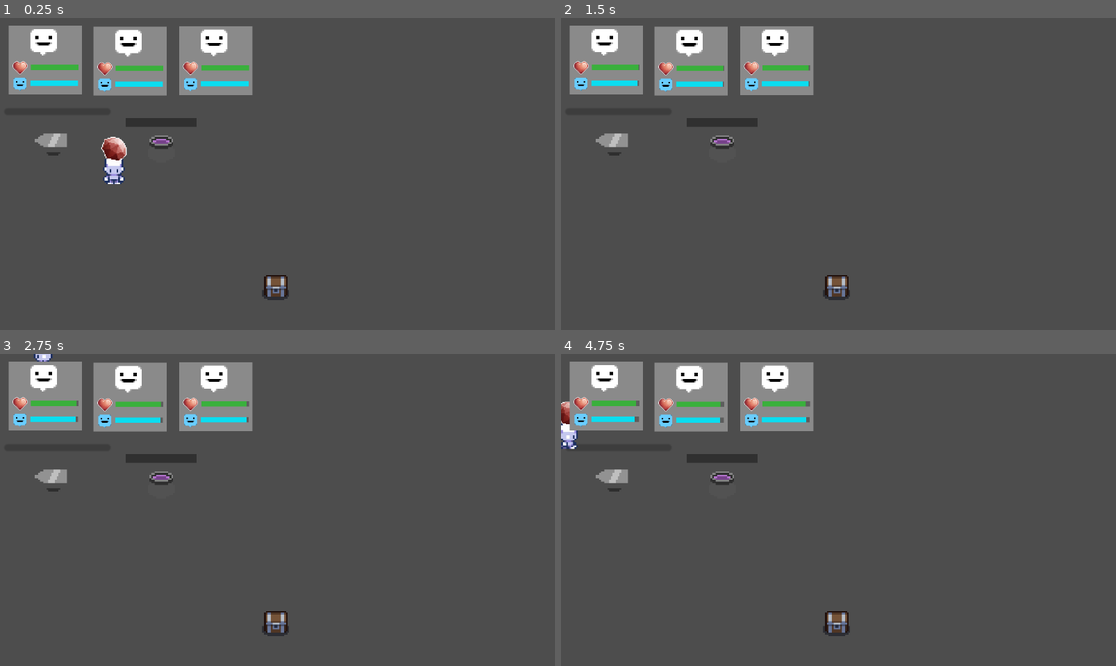
Above: before the commit, frames 1-4 (two rows, left to right).
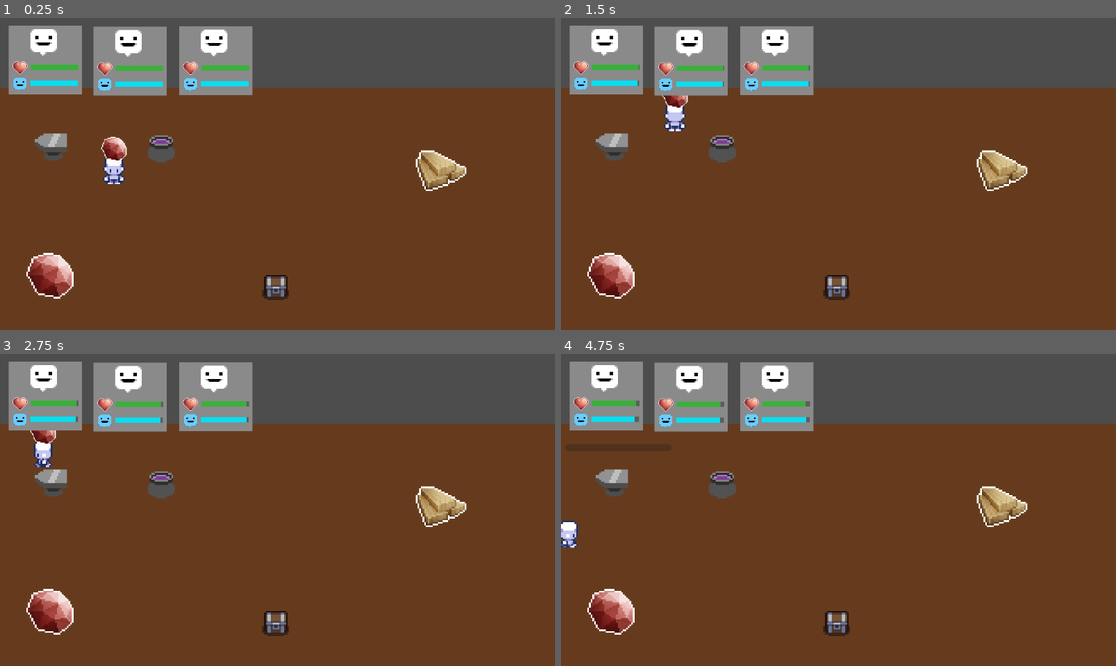
Above: after the commit, the same moments.

Repository: jpsalim21/LootPacker
Game: Godot game, scene res://Cenas/Workshop.tscn
Two runs of this game, one before a commit and one after it. Both use one fixed random seed, a clock stepped at 60 frames per second and the inputs below.
Inputs:
- Up to frame 1 (0.25 s): no input
- Up to frame 2 (1.5 s): hold W (cima) from 0.53 s (still down); tap E (interact) at 0.6 s; tap Space (minigame) at 0.8, 1.35 s
- Up to frame 3 (2.75 s): tap E (interact) at 1.55, 2.1 s; release W (cima) at 2.03 s; hold A (esquerda) from 2.03 s (still down); tap Space (minigame) at 2.3 s
- Up to frame 4 (4.75 s): tap Space (minigame) at 2.85, 3.8, 4.25 s; tap E (interact) at 3.05, 4.35 s; tap Enter at 3.5 s; release A (esquerda) at 3.53 s; hold S (baixo) 3.53-4.28 s; tap Shift (run) at 3.6 s; hold D (direita) from 4.28 s (still down)

The runs differ from the first frame. In frame 1, 75% of the frame differs, in the area x 0-100%, y 22-100%; in frame 2, 76%; in frame 3, 76%; in frame 4, 76%, in the area x 0-100%, y 15-100%.

Commit message:
Adiciona som na forja, novos itens e exige itens da receita

Diff:
--- a/Cenas/Workshop.tscn
+++ b/Cenas/Workshop.tscn
@@ -6,12 +6,13 @@
 [ext_resource type="Script" path="res://Scripts/Estruturas/ChestScript.gd" id="4_b1l47"]
 [ext_resource type="Texture2D" uid="uid://0cklxrigb2ga" path="res://Sprites/Itens/Cut Ruby.png" id="4_qb24r"]
 [ext_resource type="Texture2D" uid="uid://brmnb2mijpw63" path="res://Sprites/chest_01.png" id="5_op4cw"]
-[ext_resource type="Script" path="res://Scripts/Estruturas/WorkstationScript.gd" id="6_oeid3"]
 [ext_resource type="Resource" uid="uid://cmfqrjr5nm6fm" path="res://Items/healingPotion.tres" id="7_14qm4"]
-[ext_resource type="Texture2D" uid="uid://b4k8xmbplm35j" path="res://Sprites/Estruturas/Cenario1.png" id="8_76o45"]
-[ext_resource type="PackedScene" uid="uid://c1o062afx8mr" path="res://Prefabs/minigame.tscn" id="10_8ysgi"]
+[ext_resource type="PackedScene" uid="uid://cs5cj2tivci1w" path="res://Prefabs/forja.tscn" id="7_jul0y"]
+[ext_resource type="PackedScene" uid="uid://btglo5338k5op" path="res://Prefabs/Fornecedor.tscn" id="11_k2e5d"]
 [ext_resource type="PackedScene" uid="uid://c2btuki0bxjpy" path="res://Prefabs/Caldeirao.tscn" id="11_vpkt5"]
 [ext_resource type="PackedScene" uid="uid://dmwu66isp4wy8" path="res://Prefabs/UI.tscn" id="12_0qqpj"]
+[ext_resource type="Resource" uid="uid://dq12gn426y8am" path="res://Items/madeira.tres" id="12_rkcy8"]
+[ext_resource type="Texture2D" uid="uid://c1tlgt05g43wh" path="res://Sprites/PlaceHolder/Quadrado.png" id="13_8sgd7"]
 
 [sub_resource type="RectangleShape2D" id="RectangleShape2D_hvt4o"]
 size = Vector2(11, 5)
@@ -202,11 +203,8 @@
 [sub_resource type="RectangleShape2D" id="RectangleShape2D_jh0ew"]
 size = Vector2(14, 13)
 
-[sub_resource type="RectangleShape2D" id="RectangleShape2D_h18a0"]
-size = Vector2(47.5, 36.5)
-
-[sub_resource type="RectangleShape2D" id="RectangleShape2D_wjgnn"]
-size = Vector2(19, 15)
+[sub_resource type="RectangleShape2D" id="RectangleShape2D_pcuaf"]
+size = Vector2(335, 21)
 
 [node name="Cena" type="Node2D"]
 
@@ -217,7 +215,7 @@
 [node name="Player" type="CharacterBody2D" parent="."]
 position = Vector2(-97, -3)
 script = ExtResource("1_1pfsu")
-currentItem = ExtResource("2_halj0")
+currentItem = ExtResource("12_rkcy8")
 
 [node name="CollisionShape2D" type="CollisionShape2D" parent="Player"]
 position = Vector2(-0.5, 6.5)
@@ -257,40 +255,43 @@
 position = Vector2(0, 26.5)
 shape = SubResource("RectangleShape2D_jh0ew")
 
-[node name="Alchemy" type="Node2D" parent="." node_paths=PackedStringArray("player", "minigame")]
-position = Vector2(-133, -16)
-script = ExtResource("6_oeid3")
-player = NodePath("../Player")
-itemEntregue = ExtResource("7_14qm4")
-minigame = NodePath("Minigame")
-
-[node name="Icon" type="Sprite2D" parent="Alchemy"]
-z_index = -1
-texture = ExtResource("8_76o45")
-
-[node name="Area2D" type="Area2D" parent="Alchemy"]
-
-[node name="CollisionShape2D" type="CollisionShape2D" parent="Alchemy/Area2D"]
-shape = SubResource("RectangleShape2D_h18a0")
-
-[node name="Minigame" parent="Alchemy" node_paths=PackedStringArray("workStation") instance=ExtResource("10_8ysgi")]
-position = Vector2(0, -11)
-workStation = NodePath("..")
-
-[node name="StaticBody2D" type="StaticBody2D" parent="Alchemy"]
-
-[node name="CollisionShape2D" type="CollisionShape2D" parent="Alchemy/StaticBody2D"]
-position = Vector2(-1.5, -0.5)
-shape = SubResource("RectangleShape2D_wjgnn")
-
-[node name="Ui" parent="." instance=ExtResource("12_0qqpj")]
+[node name="Forja" parent="." node_paths=PackedStringArray("player") instance=ExtResource("7_jul0y")]
+player = NodePath("../Player")
+itemReceita = ExtResource("12_rkcy8")
 
 [node name="Caldeirao" parent="." node_paths=PackedStringArray("player") instance=ExtResource("11_vpkt5")]
 position = Vector2(-69, -16)
 itemResultante = ExtResource("7_14qm4")
 player = NodePath("../Player")
+tempoMax = 12.0
+
+[node name="Ui" parent="." instance=ExtResource("12_0qqpj")]
+follow_viewport_scale = -1.075
+
+[node name="Fornecedor" parent="." node_paths=PackedStringArray("player") instance=ExtResource("11_k2e5d")]
+position = Vector2(-135, 60)
+itemEntregar = ExtResource("2_halj0")
+player = NodePath("../Player")
+
+[node name="Fornecedor2" parent="." node_paths=PackedStringArray("player") instance=ExtResource("11_k2e5d")]
+position = Vector2(97, -4)
+itemEntregar = ExtResource("12_rkcy8")
+player = NodePath("../Player")
+
+[node name="ColisorParedes" type="Node2D" parent="."]
+
+[node name="StaticBody2D" type="StaticBody2D" parent="ColisorParedes"]
+position = Vector2(0, -41)
+
+[node name="CollisionShape2D" type="CollisionShape2D" parent="ColisorParedes/StaticBody2D"]
+shape = SubResource("RectangleShape2D_pcuaf")
+
+[node name="Quadrado" type="Sprite2D" parent="."]
+self_modulate = Color(0.4, 0.231373, 0.113725, 1)
+z_index = -2
+position = Vector2(-3.5, 21.5)
+scale = Vector2(11.2188, 4.53125)
+texture = ExtResource("13_8sgd7")
 
 [connection signal="body_entered" from="Chest/Area2D" to="Chest" method="_on_area_2d_body_entered"]
 [connection signal="body_exited" from="Chest/Area2D" to="Chest" method="_on_area_2d_body_exited"]
-[connection signal="body_entered" from="Alchemy/Area2D" to="Alchemy" method="_on_area_2d_body_entered"]
-[connection signal="body_exited" from="Alchemy/Area2D" to="Alchemy" method="_on_area_2d_body_exited"]
--- /dev/null
+++ b/Items/espada.tres
@@ -0,0 +1,10 @@
+[gd_resource type="Resource" script_class="ItemClass" load_steps=3 format=3 uid="uid://cyiu28dq26mco"]
+
+[ext_resource type="Script" path="res://Scripts/Classes/ItemClass.gd" id="1_rwvdf"]
+[ext_resource type="Texture2D" uid="uid://j4us1r2d52ch" path="res://Sprites/Itens/sword.png" id="2_jbsma"]
+
+[resource]
+script = ExtResource("1_rwvdf")
+sprite = ExtResource("2_jbsma")
+itemIndex = 3
+nome = "Espada"
--- /dev/null
+++ b/Items/madeira.tres
@@ -0,0 +1,10 @@
+[gd_resource type="Resource" script_class="ItemClass" load_steps=3 format=3 uid="uid://dq12gn426y8am"]
+
+[ext_resource type="Script" path="res://Scripts/Classes/ItemClass.gd" id="1_libj7"]
+[ext_resource type="Texture2D" uid="uid://bsxdbxmoqw2jg" path="res://Sprites/Itens/Wooden Plank.png" id="2_65ai1"]
+
+[resource]
+script = ExtResource("1_libj7")
+sprite = ExtResource("2_65ai1")
+itemIndex = 0
+nome = "Madeira"
--- a/Prefabs/Caldeirao.tscn
+++ b/Prefabs/Caldeirao.tscn
@@ -1,8 +1,9 @@
-[gd_scene load_steps=8 format=3 uid="uid://c2btuki0bxjpy"]
+[gd_scene load_steps=11 format=3 uid="uid://c2btuki0bxjpy"]
 
 [ext_resource type="Script" path="res://Scripts/Estruturas/Caldeirao.gd" id="1_kyktf"]
 [ext_resource type="Texture2D" uid="uid://dp0clryrdnhqd" path="res://Sprites/Estruturas/Cenario2.png" id="1_mt0iu"]
 [ext_resource type="Resource" uid="uid://b4jn4fhtr2is5" path="res://Items/ruby.tres" id="2_01h2y"]
+[ext_resource type="Texture2D" uid="uid://csn85e7wouhg2" path="res://Sprites/UI/Alarme.png" id="4_heyef"]
 
 [sub_resource type="RectangleShape2D" id="RectangleShape2D_aqkik"]
 size = Vector2(16, 16)
@@ -15,6 +16,28 @@
 
 [sub_resource type="StyleBoxFlat" id="StyleBoxFlat_630r2"]
 bg_color = Color(0.105882, 0.729412, 0.0941176, 1)
+
+[sub_resource type="Animation" id="Animation_nmpca"]
+resource_name = "Aviso"
+length = 0.6
+loop_mode = 1
+tracks/0/type = "value"
+tracks/0/imported = false
+tracks/0/enabled = true
+tracks/0/path = NodePath(".:self_modulate")
+tracks/0/interp = 1
+tracks/0/loop_wrap = true
+tracks/0/keys = {
+"times": PackedFloat32Array(0, 0.137616, 0.591842),
+"transitions": PackedFloat32Array(36.7584, 1, 30.91),
+"update": 0,
+"values": [Color(1, 1, 1, 1), Color(1, 0, 0, 1), Color(1, 1, 1, 1)]
+}
+
+[sub_resource type="AnimationLibrary" id="AnimationLibrary_wfqq5"]
+_data = {
+"Aviso": SubResource("Animation_nmpca")
+}
 
 [node name="Caldeirao" type="Node2D"]
 script = ExtResource("1_kyktf")
@@ -46,5 +69,21 @@
 value = 4.54
 show_percentage = false
 
+[node name="Alarme" type="Sprite2D" parent="."]
+visible = false
+position = Vector2(-1.13687e-13, -18)
+scale = Vector2(0.4375, 0.4375)
+texture = ExtResource("4_heyef")
+
+[node name="AnimationPlayer" type="AnimationPlayer" parent="Alarme"]
+libraries = {
+"": SubResource("AnimationLibrary_wfqq5")
+}
+autoplay = "Aviso"
+
+[node name="Timer" type="Timer" parent="."]
+wait_time = 2.0
+
 [connection signal="body_entered" from="Area2D" to="." method="_on_area_2d_body_entered"]
 [connection signal="body_exited" from="Area2D" to="." method="_on_area_2d_body_exited"]
+[connection signal="timeout" from="Timer" to="." method="_on_timer_timeout"]
--- /dev/null
+++ b/Prefabs/Fornecedor.tscn
@@ -0,0 +1,21 @@
+[gd_scene load_steps=4 format=3 uid="uid://btglo5338k5op"]
+
+[ext_resource type="Script" path="res://Scripts/Estruturas/Fornecedor.gd" id="1_gvptj"]
+[ext_resource type="Texture2D" uid="uid://0cklxrigb2ga" path="res://Sprites/Itens/Cut Ruby.png" id="1_om1rk"]
+
+[sub_resource type="RectangleShape2D" id="RectangleShape2D_bqou7"]
+size = Vector2(51.25, 49.25)
+
+[node name="Fornecedor" type="Node2D"]
+script = ExtResource("1_gvptj")
+
+[node name="Area2D" type="Area2D" parent="."]
+
+[node name="CollisionShape2D" type="CollisionShape2D" parent="Area2D"]
+shape = SubResource("RectangleShape2D_bqou7")
+
+[node name="CutRuby" type="Sprite2D" parent="."]
+texture = ExtResource("1_om1rk")
+
+[connection signal="body_entered" from="Area2D" to="." method="_on_area_2d_body_entered"]
+[connection signal="body_exited" from="Area2D" to="." method="_on_area_2d_body_exited"]
--- /dev/null
+++ b/Prefabs/forja.tscn
@@ -0,0 +1,40 @@
+[gd_scene load_steps=7 format=3 uid="uid://cs5cj2tivci1w"]
+
+[ext_resource type="Script" path="res://Scripts/Estruturas/WorkstationScript.gd" id="1_uymmu"]
+[ext_resource type="Resource" uid="uid://cyiu28dq26mco" path="res://Items/espada.tres" id="2_61e4g"]
+[ext_resource type="Texture2D" uid="uid://b4k8xmbplm35j" path="res://Sprites/Estruturas/Cenario1.png" id="3_p34hy"]
+[ext_resource type="PackedScene" uid="uid://c1o062afx8mr" path="res://Prefabs/minigame.tscn" id="4_6f2ww"]
+
+[sub_resource type="RectangleShape2D" id="RectangleShape2D_h18a0"]
+size = Vector2(47.5, 48.25)
+
+[sub_resource type="RectangleShape2D" id="RectangleShape2D_wjgnn"]
+size = Vector2(19, 15)
+
+[node name="Forja" type="Node2D"]
+position = Vector2(-133, -16)
+script = ExtResource("1_uymmu")
+itemEntregue = ExtResource("2_61e4g")
+
+[node name="Icon" type="Sprite2D" parent="."]
+z_index = -1
+texture = ExtResource("3_p34hy")
+
+[node name="Area2D" type="Area2D" parent="."]
+
+[node name="CollisionShape2D" type="CollisionShape2D" parent="Area2D"]
+position = Vector2(0, 5.875)
+shape = SubResource("RectangleShape2D_h18a0")
+
+[node name="Minigame" parent="." node_paths=PackedStringArray("workStation") instance=ExtResource("4_6f2ww")]
+position = Vector2(0, -11)
+workStation = NodePath("..")
+
+[node name="StaticBody2D" type="StaticBody2D" parent="."]
+
+[node name="CollisionShape2D" type="CollisionShape2D" parent="StaticBody2D"]
+position = Vector2(-1.5, -0.5)
+shape = SubResource("RectangleShape2D_wjgnn")
+
+[connection signal="body_entered" from="Area2D" to="." method="_on_area_2d_body_entered"]
+[connection signal="body_exited" from="Area2D" to="." method="_on_area_2d_body_exited"]
--- a/Prefabs/minigame.tscn
+++ b/Prefabs/minigame.tscn
@@ -1,7 +1,8 @@
-[gd_scene load_steps=8 format=3 uid="uid://c1o062afx8mr"]
+[gd_scene load_steps=11 format=3 uid="uid://c1o062afx8mr"]
 
 [ext_resource type="Script" path="res://Scripts/Minigames/minigame.gd" id="1_qvq2d"]
 [ext_resource type="Texture2D" uid="uid://c1tlgt05g43wh" path="res://Sprites/PlaceHolder/Quadrado.png" id="2_5cjk3"]
+[ext_resource type="AudioStream" uid="uid://5g8t405f3kq8" path="res://Sounds/Retro4.wav" id="3_p35bw"]
 
 [sub_resource type="RectangleShape2D" id="RectangleShape2D_6nm75"]
 size = Vector2(32, 32)
@@ -33,6 +34,27 @@
 
 [sub_resource type="StyleBoxFlat" id="StyleBoxFlat_pmhps"]
 bg_color = Color(0.219608, 0.85098, 0.160784, 1)
+
+[sub_resource type="Animation" id="Animation_aoar3"]
+resource_name = "acerto"
+length = 0.1
+tracks/0/type = "value"
+tracks/0/imported = false
+tracks/0/enabled = true
+tracks/0/path = NodePath("minigameBarra:rotation")
+tracks/0/interp = 1
+tracks/0/loop_wrap = true
+tracks/0/keys = {
+"times": PackedFloat32Array(0, 0.05, 0.1),
+"transitions": PackedFloat32Array(1, 1, 1),
+"update": 0,
+"values": [0.0, 0.0872665, 0.0]
+}
+
+[sub_resource type="AnimationLibrary" id="AnimationLibrary_lmqfe"]
+_data = {
+"acerto": SubResource("Animation_aoar3")
+}
 
 [node name="Minigame" type="Node2D"]
 position = Vector2(55, 47)
@@ -89,5 +111,13 @@
 value = 41.83
 show_percentage = false
 
+[node name="AnimationPlayer2" type="AnimationPlayer" parent="."]
+libraries = {
+"": SubResource("AnimationLibrary_lmqfe")
+}
+
+[node name="AudioStreamPlayer" type="AudioStreamPlayer" parent="."]
+stream = ExtResource("3_p35bw")
+
 [connection signal="area_entered" from="minigameBarra/Verde/Area2D" to="." method="_on_area_2d_area_entered"]
 [connection signal="area_exited" from="minigameBarra/Verde/Area2D" to="." method="_on_area_2d_area_exited"]
--- a/Scripts/Estruturas/Caldeirao.gd
+++ b/Scripts/Estruturas/Caldeirao.gd
@@ -4,6 +4,9 @@
 @export var ingrediente : ItemClass
 @export var itemResultante : ItemClass
 @export var player : Player
+
+@onready var timerEspera : Timer = $Timer
+@onready var alarme = $Alarme
 
 @onready var barraProgresso : ProgressBar = $ProgressBar
 @export var tempoMax : float
@@ -13,6 +16,7 @@
 
 # Called when the node enters the scene tree for the first time.
 func _ready():
+	barraProgresso.visible = false
 	barraProgresso.value = tempo
 	barraProgresso.max_value = tempoMax
 	pass # Replace with function body.
@@ -22,12 +26,14 @@
 	if near and Input.is_action_just_pressed("interact"):
 		if pronto:
 			player.changeItem(itemResultante)
+			timerEspera.stop()
+			alarme.visible = false
 			pronto = false
 			tempo = 0
 			barraProgresso.value = tempo
 			cozinhando = false
 		elif player.currentItem == ingrediente:
-			print("Escada")
+			barraProgresso.visible = true
 			player.changeItem(null)
 			cozinhando = true
 	if cozinhando:
@@ -35,7 +41,9 @@
 			tempo += delta
 			barraProgresso.value = tempo
 		elif !pronto:
+			barraProgresso.visible = false
 			pronto = true
+			timerEspera.start()
 	pass
 
 func _on_area_2d_body_entered(body):
@@ -44,3 +52,17 @@
 func _on_area_2d_body_exited(body):
 	if body.name == "Player":
 		near = false
+
+
+func _on_timer_timeout():
+	alarme.visible = not alarme.visible
+	if alarme.visible:
+		print("Timer começou")
+		timerEspera.start()
+	else:
+		timerEspera.stop()
+		pronto = false
+		tempo = 0
+		barraProgresso.value = tempo
+		cozinhando = false
+		barraProgresso.visible = false
--- /dev/null
+++ b/Scripts/Estruturas/Fornecedor.gd
@@ -0,0 +1,27 @@
+extends Node2D
+
+@export var itemEntregar : ItemClass
+@export var player : Player
+
+@onready var sprite : Sprite2D = $CutRuby
+
+var near : bool = false
+
+# Called when the node enters the scene tree for the first time.
+func _ready():
+	sprite.texture = itemEntregar.sprite
+	pass # Replace with function body.
+
+# Called every frame. 'delta' is the elapsed time since the previous frame.
+func _process(delta):
+	if near and Input.is_action_just_pressed("interact"):
+		player.changeItem(itemEntregar)
+	pass
+
+
+func _on_area_2d_body_entered(body):
+	near = true
+	pass # Replace with function body.
+func _on_area_2d_body_exited(body):
+	near = false
+	pass # Replace with function body.
--- a/Scripts/Estruturas/WorkstationScript.gd
+++ b/Scripts/Estruturas/WorkstationScript.gd
@@ -4,17 +4,23 @@
 @export var player : Player
 var near : bool = false
 var rodando : bool = false
+var jaComecou : bool = false
 
 @export var itemEntregue : ItemClass
-@export var minigame : Minigame
+@export var itemReceita : ItemClass
+@onready var minigame : Minigame = $Minigame
 
 func _process(_delta):
 	if near and Input.is_action_just_pressed("interact") and !rodando:
-		rodando = true
-		minigame.comecarESair(true)
+		if player.currentItem == itemReceita or jaComecou:
+			rodando = true
+			jaComecou = true
+			minigame.comecarESair(true)
+			player.changeItem(null)
 
 func terminouMinigame():
 	player.changeItem(itemEntregue)
+	jaComecou = false
 
 func _on_area_2d_body_entered(body):
 	if body.name == "Player":
--- a/Scripts/Minigames/minigame.gd
+++ b/Scripts/Minigames/minigame.gd
@@ -3,8 +3,13 @@
 
 @onready var objetoVerde = $minigameBarra/Verde
 @onready var animador : AnimationPlayer = $AnimationPlayer
+@onready var animadorAcerto : AnimationPlayer = $AnimationPlayer2
 @onready var barraProgresso : ProgressBar = $ProgressBar
 @onready var nodeMinigame : Node2D = $minigameBarra
+@onready var audio : AudioStreamPlayer = $AudioStreamPlayer
+
+var audioClips = load("res://Sounds/Retro4.wav")
+var pitchShift : float = 1
 
 @export var workStation : WorkStation
 
@@ -24,6 +29,7 @@
 
 func _ready():
 	nodeMinigame.visible = false
+	barraProgresso.visible = false
 	barraProgresso.max_value = progressoMax
 	barraProgresso.value = 0
 	pass # Replace with function body.
@@ -46,6 +52,7 @@
 		animador.speed_scale = animationSpeed
 		ocorrendo = false
 		workStation.terminouMinigame()
+		pitchShift = 1
 		comecarESair(false)
 
 func acertou(i : int):
@@ -54,11 +61,18 @@
 	objetoVerde.position.x = novoX
 
 	if i > 0:
+		audio.pitch_scale = pitchShift
+		animadorAcerto.play("acerto")
+		audio.stream = audioClips
+		audio.play()
+		pitchShift = min(pitchShift + 0.1, 2)
 		progressoAtual += 5
 		barraProgresso.value = progressoAtual
 		animationSpeed = min(animationSpeed + 0.2, 2.2)
 		animador.speed_scale = animationSpeed
 	else:
+		pitchShift = 1
+		audio.pitch_scale = pitchShift
 		progressoAtual -= 3
 		barraProgresso.value = progressoAtual
 		animationSpeed = 1
@@ -67,6 +81,7 @@
 func comecarESair(boleana : bool):
 	ocorrendo = boleana
 	nodeMinigame.visible = boleana
+	barraProgresso.visible = progressoAtual > 0 or boleana
 
 #Verificam se a parte verde toca na azul
 func _on_area_2d_area_entered(area):
--- a/Scripts/Player.gd
+++ b/Scripts/Player.gd
@@ -24,27 +24,27 @@
 
 
 func update_animation():
-	if velocity.y < 0:
+	if directionVector.y < -0.5:
 		animation = "Up"
-		if velocity.x != 0:
+		if directionVector.x > 0.5 or directionVector.x < -0.5:
 			animation = "DiagonalUp"
-			if velocity.x > 0:
+			if directionVector.x > 0:
 				animatedSprite.flip_h = false
 			else:
 				animatedSprite.flip_h = true
-	elif velocity.y > 0:
+	elif directionVector.y > 0.5:
 		animation = "Down"
-		if velocity.x != 0:
+		if directionVector.x > 0.5 or directionVector.x < -0.5:
 			animation = "DiagonalDown"
-			if velocity.x > 0:
+			if directionVector.x > 0:
 				animatedSprite.flip_h = false
 			else:
 				animatedSprite.flip_h = true
-	elif velocity.x != 0:
+	elif directionVector.x != 0:
 		animation = "Side"
-		if velocity.x > 0:
+		if directionVector.x > 0:
 			animatedSprite.flip_h = false
-		elif velocity.x < 0:
+		elif directionVector.x < 0:
 			animatedSprite.flip_h = true
 	else:
 		animation = "IdleDown"
--- /dev/null
+++ b/default_bus_layout.tres
@@ -0,0 +1,8 @@
+[gd_resource type="AudioBusLayout" load_steps=2 format=3 uid="uid://d4flbpbm87a8i"]
+
+[sub_resource type="AudioEffectPitchShift" id="AudioEffectPitchShift_fhleg"]
+resource_name = "PitchShift"
+
+[resource]
+bus/0/effect/0/effect = SubResource("AudioEffectPitchShift_fhleg")
+bus/0/effect/0/enabled = true
--- a/project.godot
+++ b/project.godot
@@ -21,40 +21,47 @@
 "deadzone": 0.5,
 "events": [Object(InputEventKey,"resource_local_to_scene":false,"resource_name":"","device":-1,"window_id":0,"alt_pressed":false,"shift_pressed":false,"ctrl_pressed":false,"meta_pressed":false,"pressed":false,"keycode":0,"physical_keycode":65,"key_label":0,"unicode":97,"echo":false,"script":null)
 , Object(InputEventKey,"resource_local_to_scene":false,"resource_name":"","device":-1,"window_id":0,"alt_pressed":false,"shift_pressed":false,"ctrl_pressed":false,"meta_pressed":false,"pressed":false,"keycode":0,"physical_keycode":4194319,"key_label":0,"unicode":0,"echo":false,"script":null)
+, Object(InputEventJoypadMotion,"resource_local_to_scene":false,"resource_name":"","device":-1,"axis":0,"axis_value":-1.0,"script":null)
 ]
 }
 direita={
 "deadzone": 0.5,
 "events": [Object(InputEventKey,"resource_local_to_scene":false,"resource_name":"","device":-1,"window_id":0,"alt_pressed":false,"shift_pressed":false,"ctrl_pressed":false,"meta_pressed":false,"pressed":false,"keycode":0,"physical_keycode":68,"key_label":0,"unicode":100,"echo":false,"script":null)
 , Object(InputEventKey,"resource_local_to_scene":false,"resource_name":"","device":-1,"window_id":0,"alt_pressed":false,"shift_pressed":false,"ctrl_pressed":false,"meta_pressed":false,"pressed":false,"keycode":0,"physical_keycode":4194321,"key_label":0,"unicode":0,"echo":false,"script":null)
+, Object(InputEventJoypadMotion,"resource_local_to_scene":false,"resource_name":"","device":-1,"axis":0,"axis_value":1.0,"script":null)
 ]
 }
 cima={
 "deadzone": 0.5,
 "events": [Object(InputEventKey,"resource_local_to_scene":false,"resource_name":"","device":-1,"window_id":0,"alt_pressed":false,"shift_pressed":false,"ctrl_pressed":false,"meta_pressed":false,"pressed":false,"keycode":0,"physical_keycode":87,"key_label":0,"unicode":119,"echo":false,"script":null)
 , Object(InputEventKey,"resource_local_to_scene":false,"resource_name":"","device":-1,"window_id":0,"alt_pressed":false,"shift_pressed":false,"ctrl_pressed":false,"meta_pressed":false,"pressed":false,"keycode":0,"physical_keycode":4194320,"key_label":0,"unicode":0,"echo":false,"script":null)
+, Object(InputEventJoypadMotion,"resource_local_to_scene":false,"resource_name":"","device":-1,"axis":1,"axis_value":-1.0,"script":null)
 ]
 }
 baixo={
 "deadzone": 0.5,
 "events": [Object(InputEventKey,"resource_local_to_scene":false,"resource_name":"","device":-1,"window_id":0,"alt_pressed":false,"shift_pressed":false,"ctrl_pressed":false,"meta_pressed":false,"pressed":false,"keycode":0,"physical_keycode":83,"key_label":0,"unicode":115,"echo":false,"script":null)
 , Object(InputEventKey,"resource_local_to_scene":false,"resource_name":"","device":-1,"window_id":0,"alt_pressed":false,"shift_pressed":false,"ctrl_pressed":false,"meta_pressed":false,"pressed":false,"keycode":0,"physical_keycode":4194322,"key_label":0,"unicode":0,"echo":false,"script":null)
+, Object(InputEventJoypadMotion,"resource_local_to_scene":false,"resource_name":"","device":-1,"axis":1,"axis_value":1.0,"script":null)
 ]
 }
 interact={
 "deadzone": 0.5,
 "events": [Object(InputEventKey,"resource_local_to_scene":false,"resource_name":"","device":-1,"window_id":0,"alt_pressed":false,"shift_pressed":false,"ctrl_pressed":false,"meta_pressed":false,"pressed":false,"keycode":0,"physical_keycode":69,"key_label":0,"unicode":69,"echo":false,"script":null)
 , Object(InputEventKey,"resource_local_to_scene":false,"resource_name":"","device":-1,"window_id":0,"alt_pressed":false,"shift_pressed":false,"ctrl_pressed":false,"meta_pressed":false,"pressed":false,"keycode":0,"physical_keycode":4194309,"key_label":0,"unicode":0,"echo":false,"script":null)
+, Object(InputEventJoypadButton,"resource_local_to_scene":false,"resource_name":"","device":-1,"button_index":0,"pressure":0.0,"pressed":true,"script":null)
 ]
 }
 run={
 "deadzone": 0.5,
 "events": [Object(InputEventKey,"resource_local_to_scene":false,"resource_name":"","device":-1,"window_id":0,"alt_press …(182 unchanged characters)…
+, Object(InputEventJoypadMotion,"resource_local_to_scene":false,"resource_name":"","device":-1,"axis":5,"axis_value":1.0,"script":null)
 ]
 }
 minigame={
 "deadzone": 0.5,
 "events": [Object(InputEventKey,"resource_local_to_scene":false,"resource_name":"","device":-1,"window_id":0,"alt_pressed":false,"shift_pressed":false,"ctrl_pressed":false,"meta_pressed":false,"pressed":false,"keycode":0,"physical_keycode":32,"key_label":0,"unicode":32,"echo":false,"script":null)
+, Object(InputEventJoypadButton,"resource_local_to_scene":false,"resource_name":"","device":-1,"button_index":2,"pressure":0.0,"pressed":true,"script":null)
 ]
 }
 
Not shown, added: Sounds/Retro1.wav.import
Not shown, added: Sounds/Retro2.wav.import
Not shown, added: Sounds/Retro3.wav.import
Not shown, added: Sounds/Retro4.wav.import
Binary file added: Sprites/Itens/Wooden Plank.png
Not shown, added: Sprites/Itens/Wooden Plank.png.import
Binary file added: Sprites/UI/Alarme.png
Not shown, added: Sprites/UI/Alarme.png.import
Not shown, added: Sounds/Retro1.wav
Not shown, added: Sounds/Retro2.wav
Not shown, added: Sounds/Retro3.wav
Not shown, added: Sounds/Retro4.wav
